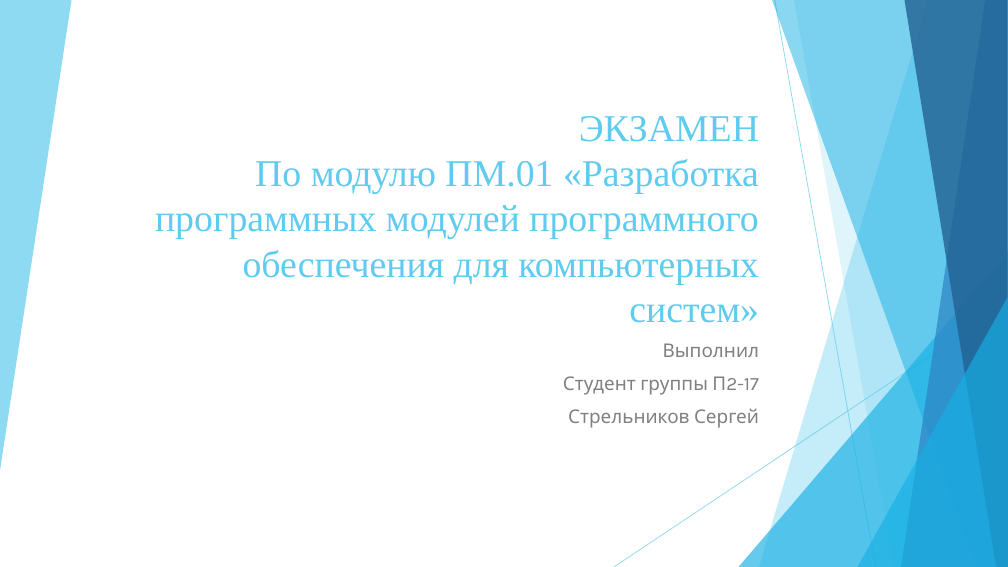
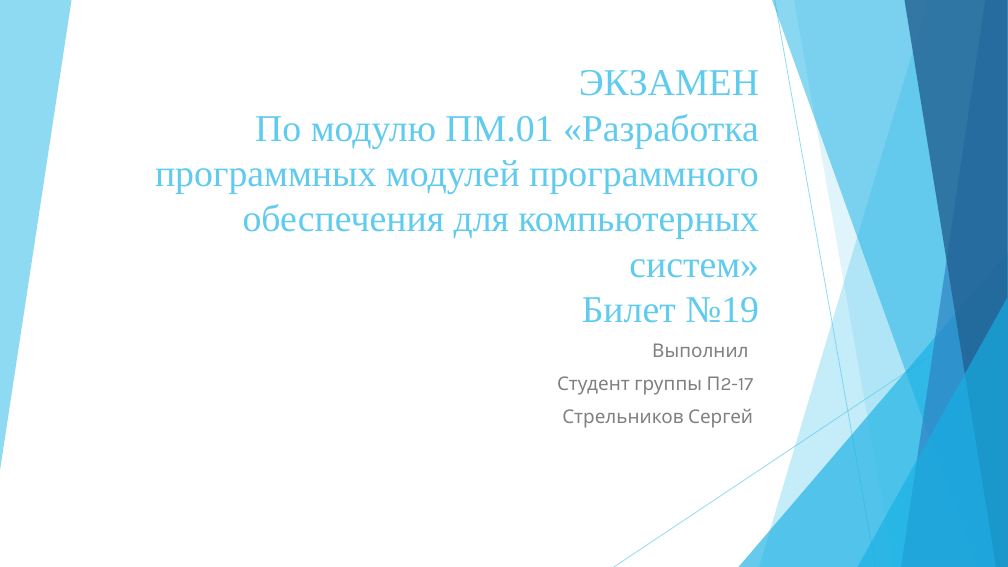
Before and after one commit to prog-kkkmt/p2-17, a slide deck: slide 1 of ПМ.01/ПМ.01.Стрельников. Презентация.pptx. Drawn at 1008x567 pixels with LibreOffice and Linux fonts; fonts in the diff are those of the drawing. Boxes give left, top, right and bottom in pixels: in the first picture for what was removed or moved away, otherwise in the second. Text is boxed around its words. In the diff, an @@ line names an element or a change of style, - is before the commit and + after.

```diff
--- a/ПМ.01/ПМ.01.Стрельников. Презентация.pptx
+++ b/ПМ.01/ПМ.01.Стрельников. Презентация.pptx
@@ title at bbox=[155, 70, 759, 323]: text changed @@
-ЭКЗАМЕН
-По модулю ПМ.01 «Разработка программных модулей программного обеспечения для компьютерных систем»
+ЭКЗАМЕН
+По модулю ПМ.01 «Разработка программных модулей программного обеспечения для компьютерных систем»
+Билет №19
@@ subtitle "Выполнил": place and size @@
-subtitle "Выполнил" at bbox=[563, 343, 759, 428]
+subtitle "Выполнил" at bbox=[557, 343, 754, 428]
```
